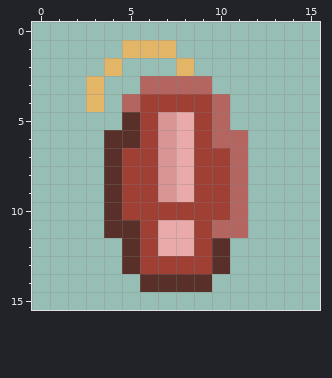
Edited in one commit: pixel-art sprite (files/spells/panic_bomb.png). Above, as it was before the edit.
The file is 16x16 pixels.
Now the later version:
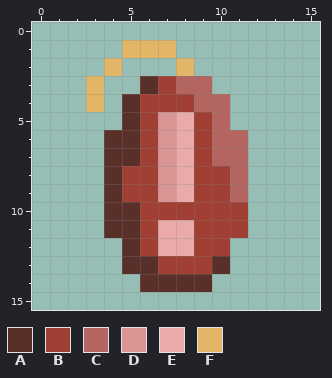
Palette (. is transparent): A #592f2a  B #a03f34  C #b4655f  D #d99494  E #eaaaaa  F #e3b667
The edit:
@@ x 3..13 @@
  2 .F...F.....
- 3 F..CCCC....
- 4 F.CBBBBC...
+ 3 F..ABCC....
+ 4 F.ABBBCC...
  5 ..ABDEBC...
  6 .AABDEBCC..
- 7 .ABBDEBBC..
+ 7 .AABDEBCC..
  8 .ABBDEBBC..
  9 .ABBDEBBC..
-10 .ABBBBBBC..
-11 .AABEEBCC..
-12 ..ABEEBA...
-13 ..ABBBBA...
+10 .AABBBBBB..
+11 .AABEEBBB..
+12 ..ABEEBB...
+13 ..AABBBA...
 14 ...AAAA....
